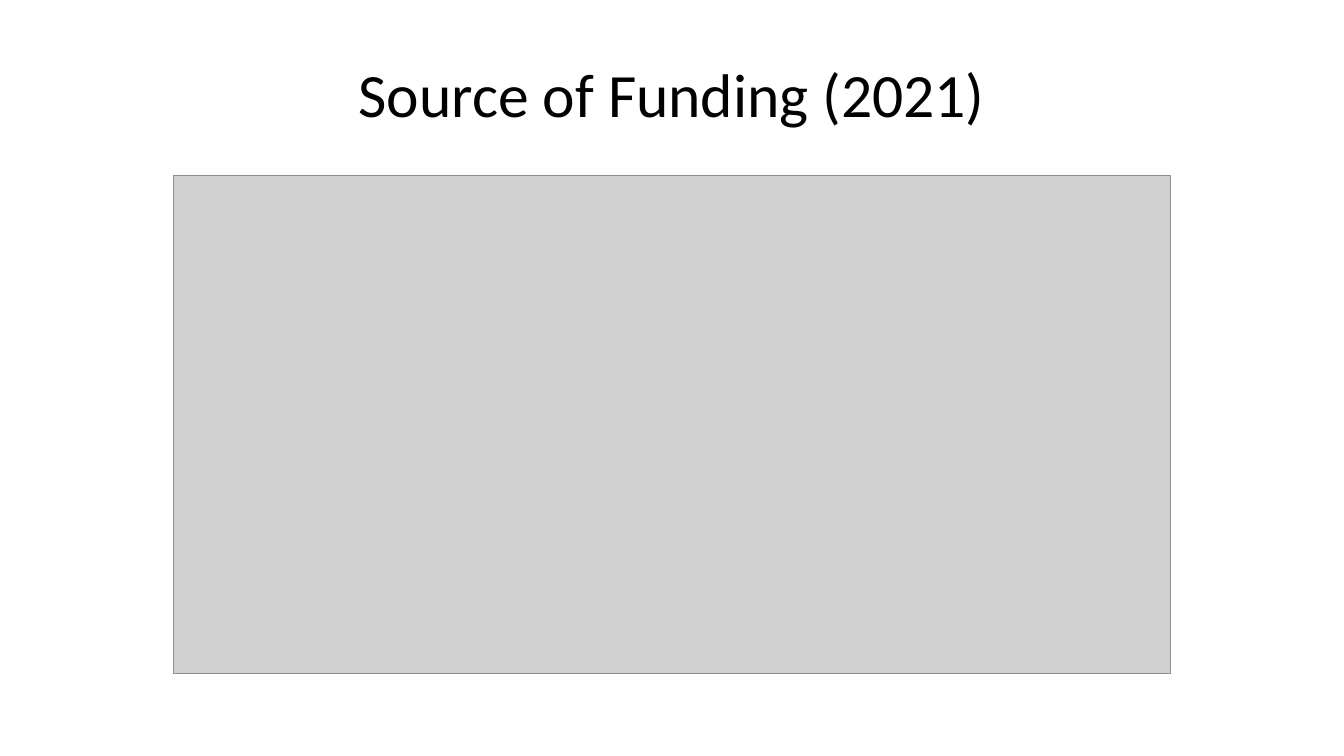
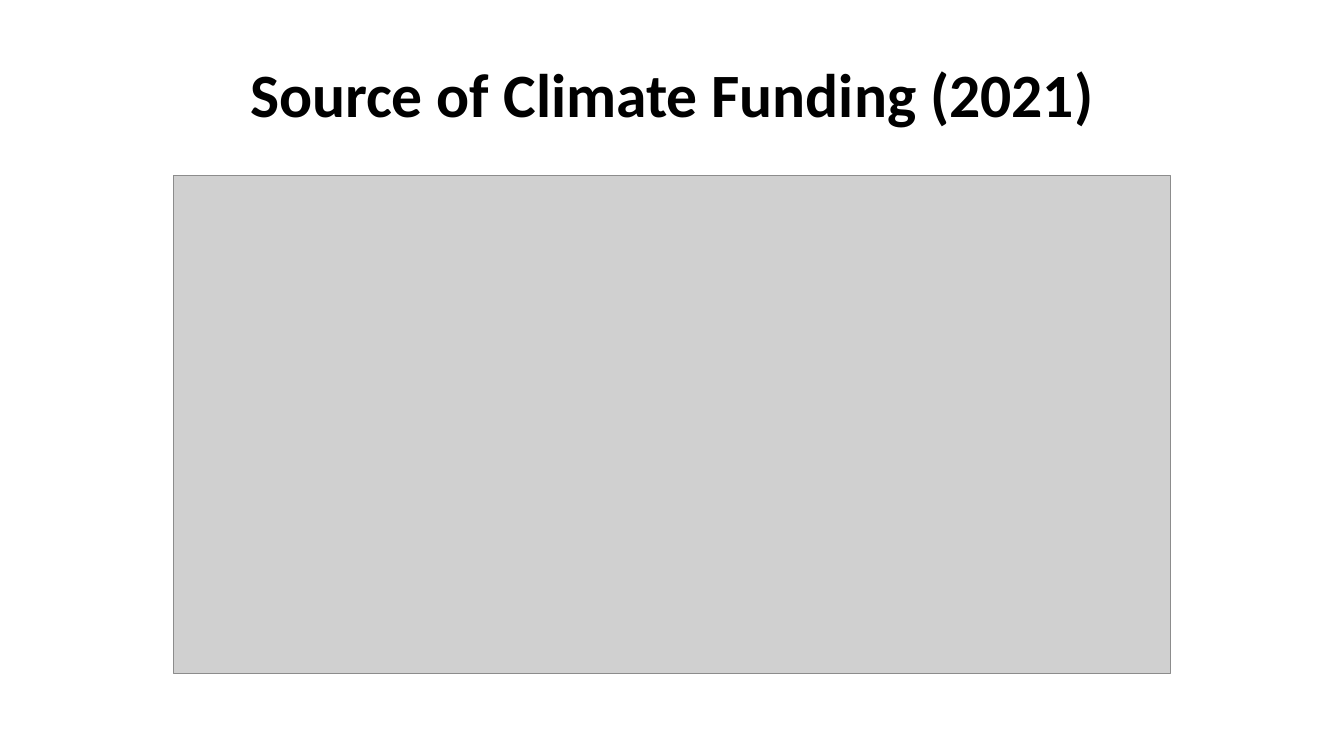
Before and after one commit to edinburgh-earth-initiative/climate_research_impact, a slide deck: slide 6 of Presentation_climate_research.pptx (slide 4 before the commit). Drawn at 1344x756 pixels with LibreOffice and Linux fonts; fonts in the diff are those of the drawing; grey boxes stand for pictures. Boxes give left, top, right and bottom in pixels: in the first picture for what was removed or moved away, otherwise in the second. Text is boxed around its words. In the diff, an @@ line names an element or a change of style, - is before the commit and + after.

```diff
--- a/Presentation_climate_research.pptx
+++ b/Presentation_climate_research.pptx
@@ title at (250, 71, 1093, 128): text changed; bold on @@
-Source of Funding (2021)
+Source of Climate Funding (2021)
```
Also in this commit, not shown: 11 other slides changed, 3 slides added, 1 slide removed, 55 other files.
